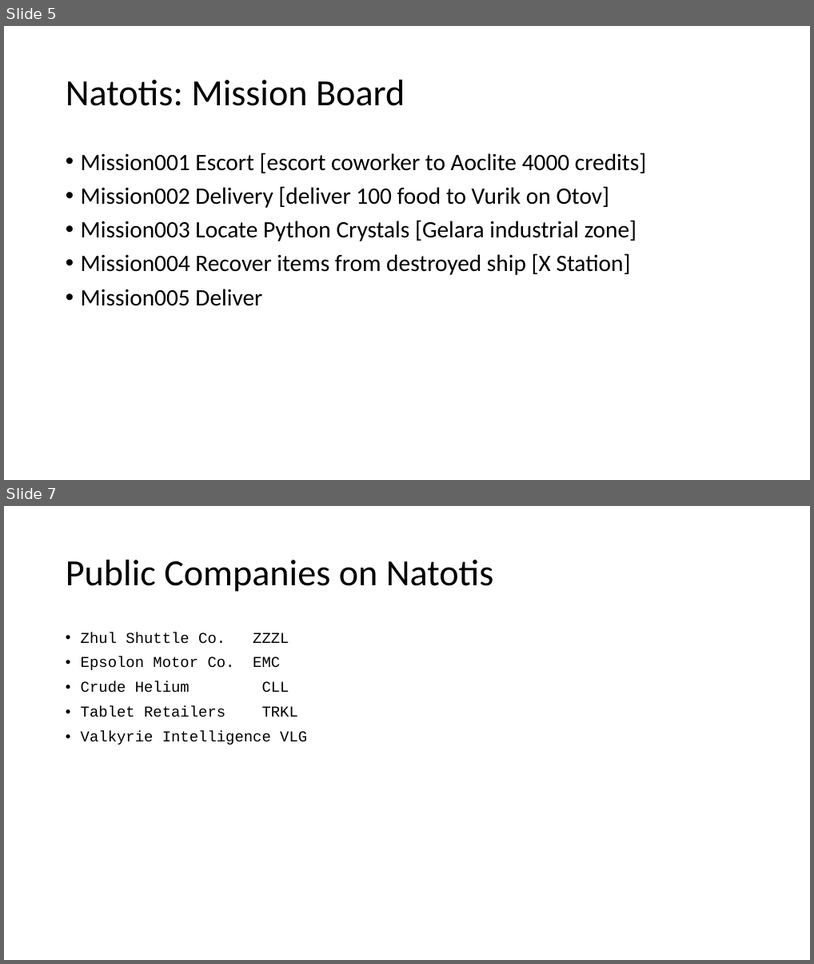
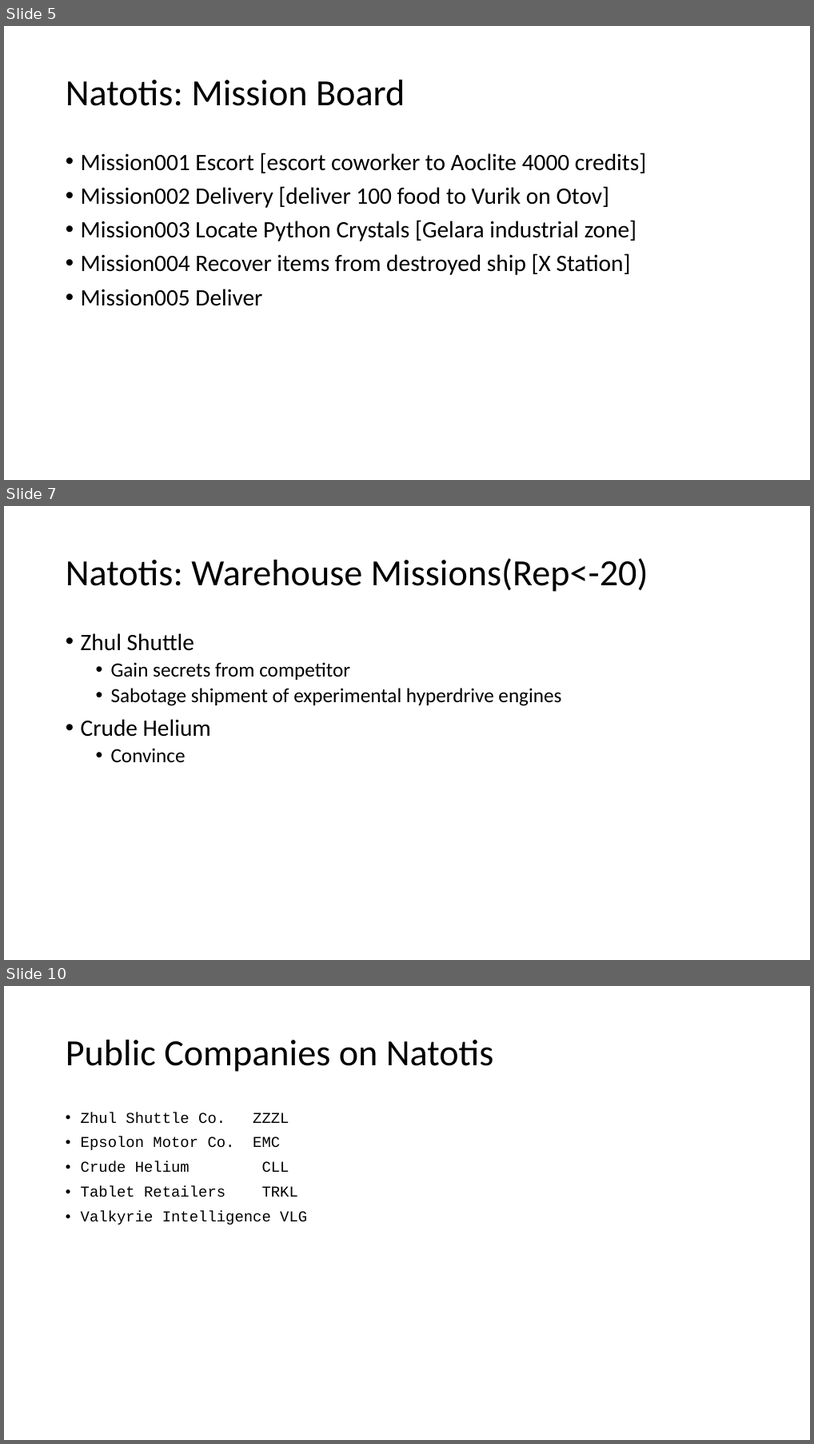
Before and after one commit to johnnyjonesjr90/Space-Game, a slide deck: Galaxy_Business-master/GalaxyBusiness/Space Merchant.pptx. Shown one above the other, each under a label of ours: slides 5 and 7 before the commit, slides 5, 7 and 10 after it; the slides between them are not shown. The pictures are 814x964 and 814x1444 pixels, drawn with LibreOffice and Linux fonts; fonts in the diff are those of the drawing. Boxes give left, top, right and bottom in pixels: in the first picture for what was removed or moved away, otherwise in the second. Text is boxed around its words. In the diff, an @@ line names an element or a change of style, - is before the commit and + after.

Commit message:
added new mission for natotis

```diff
--- a/Galaxy_Business-master/GalaxyBusiness/Space Merchant.pptx
+++ b/Galaxy_Business-master/GalaxyBusiness/Space Merchant.pptx
@@ slide 7 added at (x1=4, y1=506, x2=810, y2=960), background #FFFFFF @@
@@ title added at (x1=66, y1=558, x2=649, y2=592), 44 pt, text #000000 @@
+Natotis: Warehouse Missions(Rep<-20)
@@ text added at (x1=81, y1=633, x2=562, y2=762), 24 pt, text #000000 @@
+• Zhul Shuttle
+  • Gain secrets from competitor
+  • Sabotage shipment of experimental hyperdrive engines
+• Crude Helium
+  • Convince
@@ what was slide 7 is now slide 10 @@
```
Also in this commit, not shown: 1 slide changed, 2 other slides added, 16 other files.
